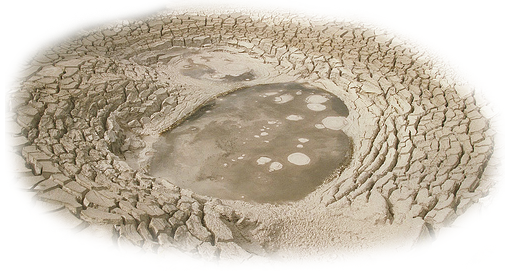
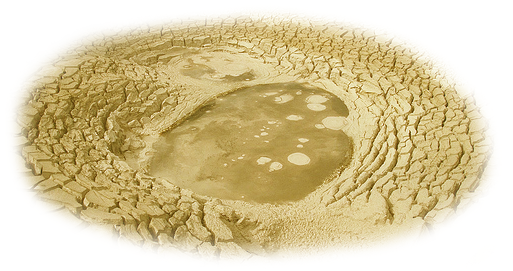
The second 513 x 271 image is a revision of the first. Changes to its layers:
painted on "Layer 1" over [5, 0, 505, 269]
